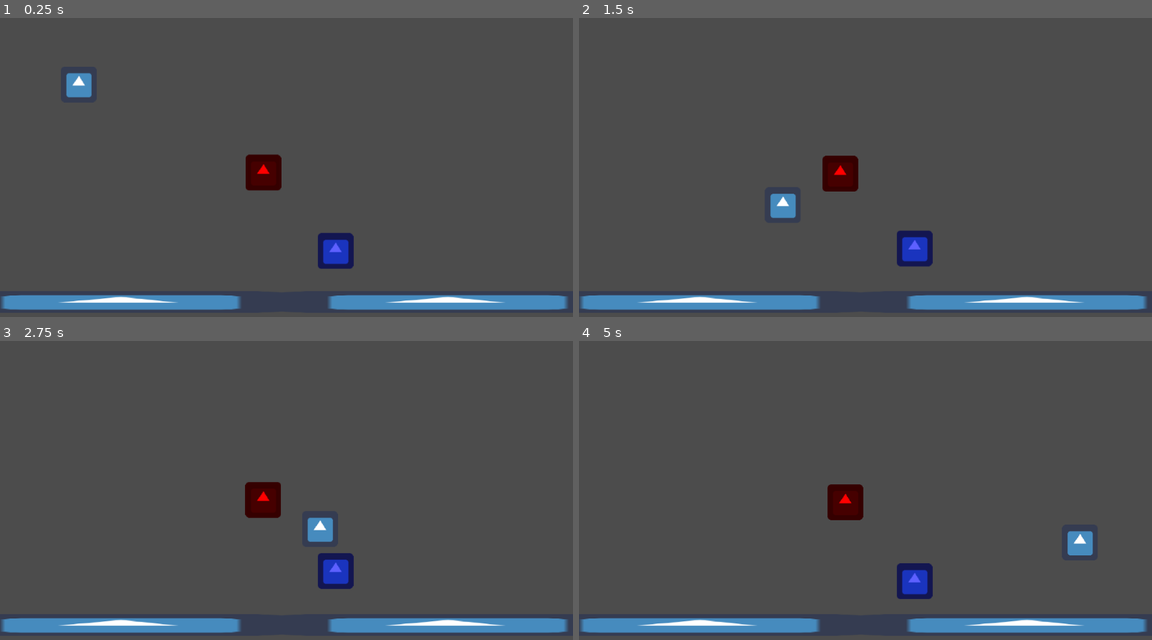
Above: before the commit, frames 1-4 (two rows, left to right).
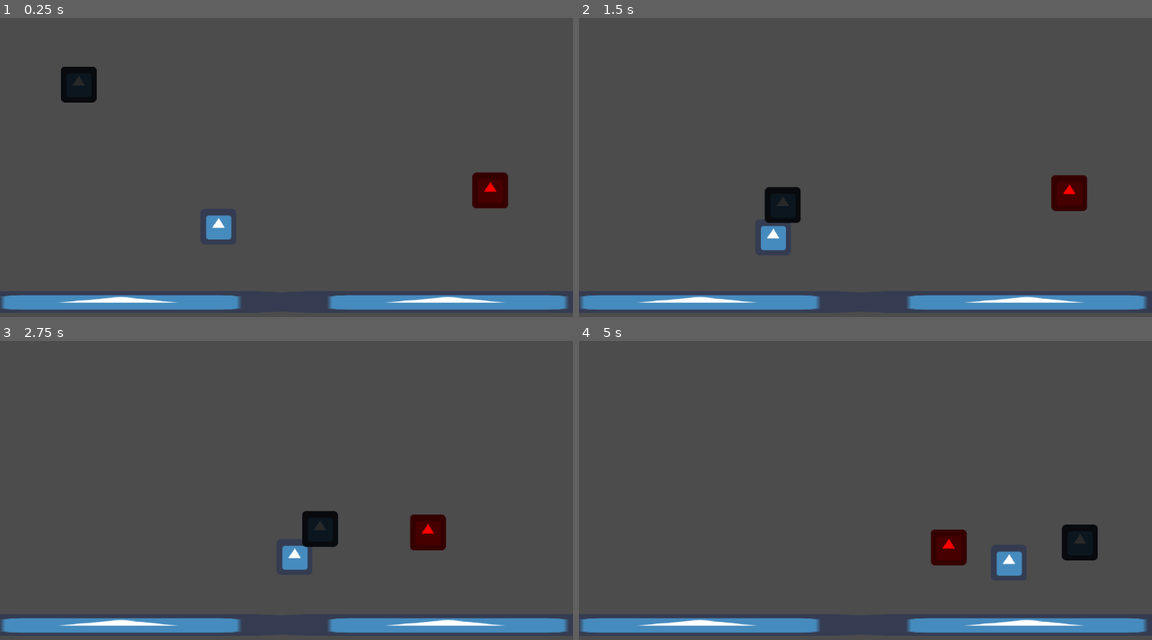
Above: after the commit, the same moments.

Repository: uspgamedev/welcome-to-your-mind
Game: Godot game, scene res://Stages/TestLevel.tscn
Two runs of this game, one before a commit and one after it. Both use one fixed random seed, a clock stepped at 60 frames per second and the inputs below. The engine's default icon, where the game draws it, is replaced by a stand-in: a white triangle on a blue panel in a dark square.
Inputs:
- Up to frame 1 (0.25 s): no input
- Up to frame 2 (1.5 s): hold Up (ui_up) 0.53-1.28 s; hold Right (ui_right) from 0.53 s (still down); tap Up (ui_up) at 1.35 s
- Up to frame 3 (2.75 s): tap Up (ui_up) at 1.52, 1.82 s; release Right (ui_right) at 2.03 s; hold Left (ui_left) from 2.03 s (still down); hold Up (ui_up) from 2.03 s (still down)
- Up to frame 4 (5 s): release Left (ui_left) at 2.78 s; release Up (ui_up) at 2.78 s; hold Right (ui_right) 2.78-4.28 s; tap Up (ui_up) at 2.85, 3.02, 3.32, 4.35, 4.52, 4.82 s; hold Up (ui_up) 3.53-4.28 s; hold Left (ui_left) from 4.28 s (still down)

The runs differ from the first frame. In frame 1, 3.4% of the frame differs, in the area x 10-89%, y 16-84%; in frame 2, 3.3%; in frame 3, 3.3%; in frame 4, 3.4%.
Error before the commit: Parse Error: Parse error: Spaces used before tabs on a line (res://Stages/Depression/Enemies/TriggerGood.gd:16)

Commit message:
Created common Trigger scene and script and added shake mechanic to Player

Diff:
--- a/Player/Player.gd
+++ b/Player/Player.gd
@@ -5,19 +5,25 @@
 const AIR_ACCEL = 2
 const MAX_SPD = 400
 const JUMP_POWER = 800
+const SHAKENUM = 3 # Times needed to shake before freeing itself from Triggers
 
 var velocity = Vector2()
 var direction = Vector2() # Input Direction
-var canJump = true
+var can_jump = true
+var last_shake = 0 # 0 is left, 1 is right. Used to force alternating directions in shake
+var shake_counter = 0
 
 
 func get_input():
 	direction = Vector2()
 	if Input.is_action_pressed('ui_right'):
 		direction.x += 1
-	if Input.is_action_pressed('ui_left'):
+		shake(1)
+	elif Input.is_action_pressed('ui_left'):
 		direction.x -= 1
-	if Input.is_action_pressed('ui_up') and canJump and is_on_floor():
+		shake(0)
+
+	if Input.is_action_pressed('ui_up') and can_jump and is_on_floor():
 		velocity.y = -JUMP_POWER
 #	direction = direction.normalized()
 
@@ -37,3 +43,21 @@
 	velocity.y += delta * GRAV
 
 	move_and_slide(velocity, Vector2(0, -1))
+
+
+func shake(shake_direction):
+	if shake_direction == last_shake:
+		return
+	last_shake = shake_direction
+	$ShakeTimer.start()
+	shake_counter += 1
+	print(shake_counter)
+	if shake_counter >= SHAKENUM:
+		free_triggers()
+
+func _on_ShakeTimer_timeout():
+	shake_counter = 0
+
+func free_triggers():
+	print("Im free!")
+	shake_counter = 0
--- a/Player/Player.tscn
+++ b/Player/Player.tscn
@@ -9,7 +9,7 @@
 radius = 22.0
 height = 20.0
 
-[node name="Player" type="KinematicBody2D" groups=[
+[node name="Player" type="KinematicBody2D" index="0" groups=[
 "Player",
 ]]
 
@@ -28,3 +28,12 @@
 [node name="CollisionShape2D" type="CollisionShape2D" parent="." index="1"]
 
 shape = SubResource( 1 )
+
+[node name="ShakeTimer" type="Timer" parent="." index="2"]
+
+process_mode = 1
+wait_time = 0.2
+one_shot = false
+autostart = false
+
+[connection signal="timeout" from="ShakeTimer" to="." method="_on_ShakeTimer_timeout"]
--- a/Stages/Depression/Enemies/TriggerBad.gd
+++ /dev/null
@@ -1,19 +0,0 @@
-extends KinematicBody2D
-
-export (int) var speed = 100
-
-onready var Player = get_parent().get_node("Player")
-
-func check_distance():
-	if get_position().distance_to(Player.get_position()) < 300:
-		return true
-	else:
-		return false
-
-func _physics_process(delta):
-	var following = check_distance()
-
-	if following == true:
-		var target = Player.get_position()
-		var velocity = (target - self.position).normalized() * speed * delta
-		move_and_slide(velocity)
--- a/Stages/Depression/Enemies/TriggerBad.tscn
+++ b/Stages/Depression/Enemies/TriggerBad.tscn
@@ -1,19 +1,21 @@
 [gd_scene load_steps=3 format=2]
 
-[ext_resource path="res://Stages/Depression/Enemies/TriggerBad.gd" type="Script" id=1]
-[ext_resource path="res://icon.png" type="Texture" id=2]
+[ext_resource path="res://Stages/Depression/Enemies/TriggerBase.tscn" type="PackedScene" id=1]
 
-[node name="TriggerBad" type="KinematicBody2D"]
+[sub_resource type="CircleShape2D" id=1]
 
-input_pickable = false
-collision_layer = 1
-collision_mask = 1
-collision/safe_margin = 0.08
-script = ExtResource( 1 )
-speed = 100
+custom_solver_bias = 0.0
+radius = 300.0
 
-[node name="Sprite" type="Sprite" parent="." index="0"]
+[node name="TriggerBase" instance=ExtResource( 1 )]
 
-self_modulate = Color( 1, 0, 0, 1 )
-texture = ExtResource( 2 )
-_sections_unfolded = [ "Material", "Visibility" ]
+evil = true
+
+[node name="Sprite" parent="." index="0"]
+
+modulate = Color( 1, 0, 0, 1 )
+_sections_unfolded = [ "Transform", "Visibility" ]
+
+[node name="CollisionShape2D" type="CollisionShape2D" parent="Area2D" index="0"]
+
+shape = SubResource( 1 )
--- /dev/null
+++ b/Stages/Depression/Enemies/TriggerBase.gd
@@ -0,0 +1,35 @@
+extends KinematicBody2D
+
+export (bool)var evil = false
+
+const SPD = 10000
+const MINDISTANCE = 50
+const MAXDISTANCE = 500
+
+var target = null # if not null, Trigger is following target
+
+func _ready():
+	set_physics_process(false)
+
+func _physics_process(delta):
+	var target_pos = target.get_position()
+	var velocity = (target_pos - self.position).normalized() * SPD * delta
+	move_and_slide(velocity)
+
+	if distance_to_target() < MINDISTANCE:
+		reached_target(target)
+	elif distance_to_target() > MAXDISTANCE:
+		set_physics_process(false)
+		target = null
+
+func reached_target(target):
+	set_physics_process(false)
+	target = null
+
+func distance_to_target():
+	return get_position().distance_to(target.get_position())
+
+func _on_Area2D_body_entered(body):
+	if body.is_in_group("Player") and not target:
+		target = body
+		set_physics_process(true)
--- /dev/null
+++ b/Stages/Depression/Enemies/TriggerBase.tscn
@@ -0,0 +1,60 @@
+[gd_scene load_steps=4 format=2]
+
+[ext_resource path="res://Stages/Depression/Enemies/TriggerBase.gd" type="Script" id=1]
+[ext_resource path="res://icon.png" type="Texture" id=2]
+
+[sub_resource type="Animation" id=1]
+
+resource_name = "idle"
+length = 1.4
+loop = true
+step = 0.1
+tracks/0/type = "value"
+tracks/0/path = NodePath(".:position")
+tracks/0/interp = 1
+tracks/0/loop_wrap = true
+tracks/0/imported = false
+tracks/0/enabled = true
+tracks/0/keys = {
+"times": PoolRealArray( 0, 0.7 ),
+"transitions": PoolRealArray( 1, 1 ),
+"update": 0,
+"values": [ Vector2( 0, 10 ), Vector2( 0, -10 ) ]
+}
+
+[node name="TriggerBase" type="KinematicBody2D"]
+
+input_pickable = false
+collision_layer = 1
+collision_mask = 1
+collision/safe_margin = 0.08
+script = ExtResource( 1 )
+evil = false
+
+[node name="Sprite" type="Sprite" parent="." index="0"]
+
+position = Vector2( 0, 6.20367 )
+texture = ExtResource( 2 )
+_sections_unfolded = [ "Transform" ]
+
+[node name="AnimationPlayer" type="AnimationPlayer" parent="Sprite" index="0"]
+
+root_node = NodePath("..")
+autoplay = "idle"
+playback_process_mode = 1
+playback_default_blend_time = 0.0
+playback_speed = 1.0
+anims/idle = SubResource( 1 )
+blend_times = [  ]
+
+[node name="Area2D" type="Area2D" parent="." index="1"]
+
+input_pickable = true
+gravity_vec = Vector2( 0, 1 )
+gravity = 98.0
+linear_damp = 0.1
+angular_damp = 1.0
+audio_bus_override = false
+audio_bus_name = "Master"
+
+[connection signal="body_entered" from="Area2D" to="." method="_on_Area2D_body_entered"]
--- a/Stages/Depression/Enemies/TriggerGood.gd
+++ b/Stages/Depression/Enemies/TriggerGood.gd
@@ -1,30 +1,8 @@
-extends Node2D
+extends "res://Stages/Depression/Enemies/TriggerBase.gd"
 
-const RANDVAR = 10
-
-var player = null
-
-func go_to_player():
-	var Tim = $FollowTimer
-	var Twn = $Tween
-	var randx = (randi() % int(RANDVAR/2)) - RANDVAR
-	var randy = (randi() % int(RANDVAR/2)) - RANDVAR
-	var dist = get_position().distance_to(player.get_position())
-
-	if dist > 70:
-		Twn.interpolate_property(self, "position", get_position(), player.get_position() + Vector2(randx, randy),
-		 						max(dist/100.0, 1.0), Twn.TRANS_CUBIC, Twn.EASE_IN_OUT)
-		Twn.start()
-	else:
-		Tim.set_wait_time(0.1)
-		Tim.start()
-		yield(Tim, "timeout")
-		go_to_player()
-
-func _on_Tween_tween_completed(object, key):
-	go_to_player()
-
-func _on_Area2D_body_entered(body):
-	if body.is_in_group("Player") and not player:
-		player = body
-		go_to_player()
+func reached_target(target):
+	set_physics_process(false)
+	while(distance_to_target() < MINDISTANCE):
+		$ContactTimer.start()
+		yield($ContactTimer, "timeout")
+	set_physics_process(true)
--- a/Stages/Depression/Enemies/TriggerGood.tscn
+++ b/Stages/Depression/Enemies/TriggerGood.tscn
@@ -1,83 +1,28 @@
-[gd_scene load_steps=5 format=2]
+[gd_scene load_steps=4 format=2]
 
-[ext_resource path="res://Stages/Depression/Enemies/TriggerGood.gd" type="Script" id=1]
-[ext_resource path="res://icon.png" type="Texture" id=2]
+[ext_resource path="res://Stages/Depression/Enemies/TriggerBase.tscn" type="PackedScene" id=1]
+[ext_resource path="res://Stages/Depression/Enemies/TriggerGood.gd" type="Script" id=2]
 
-[sub_resource type="Animation" id=1]
-
-resource_name = "idle"
-length = 1.4
-loop = true
-step = 0.1
-tracks/0/type = "value"
-tracks/0/path = NodePath(".:position")
-tracks/0/interp = 2
-tracks/0/loop_wrap = true
-tracks/0/imported = false
-tracks/0/enabled = true
-tracks/0/keys = {
-"times": PoolRealArray( 0, 0.7 ),
-"transitions": PoolRealArray( 1, 1 ),
-"update": 0,
-"values": [ Vector2( 0, -10 ), Vector2( 0, 10 ) ]
-}
-
-[sub_resource type="CircleShape2D" id=2]
+[sub_resource type="CircleShape2D" id=1]
 
 custom_solver_bias = 0.0
-radius = 50.0
+radius = 150.0
 
-[node name="TriggerGood" type="Node2D" index="0"]
+[node name="TriggerGood" instance=ExtResource( 1 )]
 
-script = ExtResource( 1 )
+script = ExtResource( 2 )
 
-[node name="Sprite" type="Sprite" parent="." index="0"]
+[node name="Sprite" parent="." index="0"]
 
-modulate = Color( 0.367188, 0.377075, 1, 1 )
-position = Vector2( 0, -10 )
-texture = ExtResource( 2 )
 _sections_unfolded = [ "Transform", "Visibility" ]
-
-[node name="AnimationPlayer" type="AnimationPlayer" parent="Sprite" index="0"]
-
-root_node = NodePath("..")
-autoplay = "idle"
-playback_process_mode = 1
-playback_default_blend_time = 0.0
-playback_speed = 1.0
-anims/idle = SubResource( 1 )
-blend_times = [  ]
-
-[node name="Area2D" type="Area2D" parent="." index="1"]
-
-input_pickable = true
-gravity_vec = Vector2( 0, 1 )
-gravity = 98.0
-linear_damp = 0.1
-angular_damp = 1.0
-audio_bus_override = false
-audio_bus_name = "Master"
 
 [node name="CollisionShape2D" type="CollisionShape2D" parent="Area2D" index="0"]
 
-shape = SubResource( 2 )
+shape = SubResource( 1 )
 
-[node name="Tween" type="Tween" parent="." index="2"]
-
-repeat = false
-playback_process_mode = 1
-playback_speed = 1.0
-playback/active = false
-playback/repeat = false
-playback/speed = 1.0
-
-[node name="FollowTimer" type="Timer" parent="." index="3"]
+[node name="ContactTimer" type="Timer" parent="." index="2"]
 
 process_mode = 1
-wait_time = 0.5
-one_shot = false
+wait_time = 0.3
+one_shot = true
 autostart = false
-
-[connection signal="body_entered" from="Area2D" to="." method="_on_Area2D_body_entered"]
-
-[connection signal="tween_completed" from="Tween" to="." method="_on_Tween_tween_completed"]
--- a/Stages/TestLevel.tscn
+++ b/Stages/TestLevel.tscn
@@ -1,16 +1,16 @@
 [gd_scene load_steps=6 format=2]
 
 [ext_resource path="res://icon.png" type="Texture" id=1]
-[ext_resource path="res://Player/Player.tscn" type="PackedScene" id=2]
-[ext_resource path="res://Stages/Depression/Enemies/TriggerGood.tscn" type="PackedScene" id=3]
-[ext_resource path="res://Stages/Depression/Enemies/TriggerBad.tscn" type="PackedScene" id=4]
+[ext_resource path="res://Stages/Depression/Enemies/TriggerGood.tscn" type="PackedScene" id=2]
+[ext_resource path="res://Stages/Depression/Enemies/TriggerBad.tscn" type="PackedScene" id=3]
+[ext_resource path="res://Player/Player.tscn" type="PackedScene" id=4]
 
 [sub_resource type="RectangleShape2D" id=1]
 
 custom_solver_bias = 0.0
 extents = Vector2( 300, 20 )
 
-[node name="Node" type="Node" index="0"]
+[node name="Node" type="Node"]
 
 [node name="Node2D" type="Node2D" parent="." index="0"]
 
@@ -72,15 +72,16 @@
 "_edit_lock_": true
 }
 
-[node name="Player" parent="." index="1" instance=ExtResource( 2 )]
+[node name="TriggerGood" parent="Node2D" index="2" instance=ExtResource( 2 )]
 
-position = Vector2( 140.662, 66.8426 )
+position = Vector2( 187.31, 210.696 )
 
-[node name="TriggerGood" parent="." index="2" instance=ExtResource( 3 )]
+[node name="TriggerBase" parent="Node2D" index="3" instance=ExtResource( 3 )]
 
-position = Vector2( 599.573, 451.577 )
+position = Vector2( 673.04, 146.185 )
 
-[node name="TriggerBad" parent="." index="3" instance=ExtResource( 4 )]
+[node name="Player" parent="Node2D" index="4" instance=ExtResource( 4 )]
 
-position = Vector2( 470.551, 307.376 )
-speed = 400
+modulate = Color( 0.164062, 0.164062, 0.164062, 1 )
+position = Vector2( -62.461, -123.432 )
+_sections_unfolded = [ "Transform", "Visibility" ]
